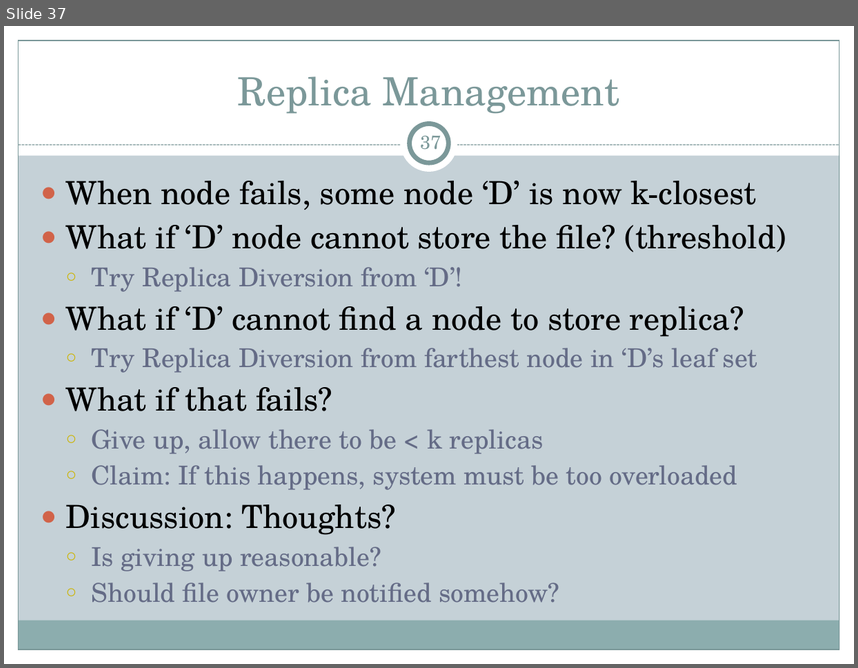
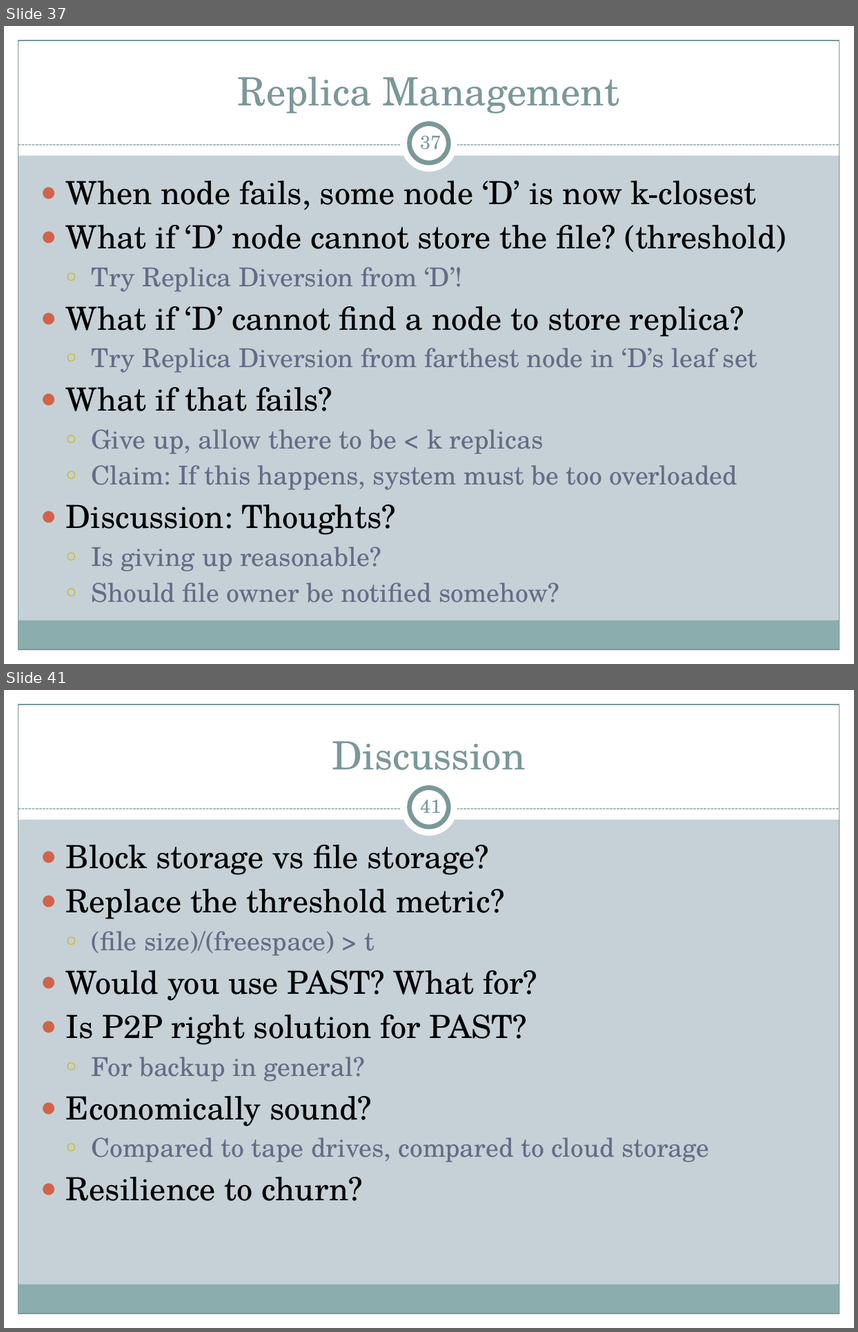
Before and after one commit to cs525-koala/documents, a slide deck: p2p/P2P Apps.pptx. Shown one above the other, each under a label of ours: slide 37 before the commit, slides 37 and 41 after it; the slides between them are not shown. The pictures are 858x668 and 858x1332 pixels, drawn with LibreOffice and Linux fonts; fonts in the diff are those of the drawing. Boxes give left, top, right and bottom in pixels: in the first picture for what was removed or moved away, otherwise in the second. Text is boxed around its words. In the diff, an @@ line names an element or a change of style, - is before the commit and + after.

Commit message:
presentation: all of PAST except evaluation.

```diff
--- a/p2p/P2P Apps.pptx
+++ b/p2p/P2P Apps.pptx
@@ slide 41 added at <box>4,690,854,1328</box>, background #C5D1D7; not listed: 9 template elements that a slide beside it also shows @@
@@ title added at <box>332,741,525,770</box>, 33 pt, text #7C999A @@
+Discussion
@@ page number added at <box>420,800,441,813</box>, 16 pt, text #7C999A @@
+41
@@ text added at <box>66,845,709,1201</box>, 27 pt, text #000000 @@
+● Block storage vs file storage?
+● Replace the threshold metric?
+  ○ (file size)/(freespace) > t
+● Would you use PAST? What for?
+● Is P2P right solution for PAST?
+  ○ For backup in general?
+● Economically sound?
+  ○ Compared to tape drives, compared to cloud storage
+● Resilience to churn?
```
Also in this commit, not shown: 3 other slides added.
